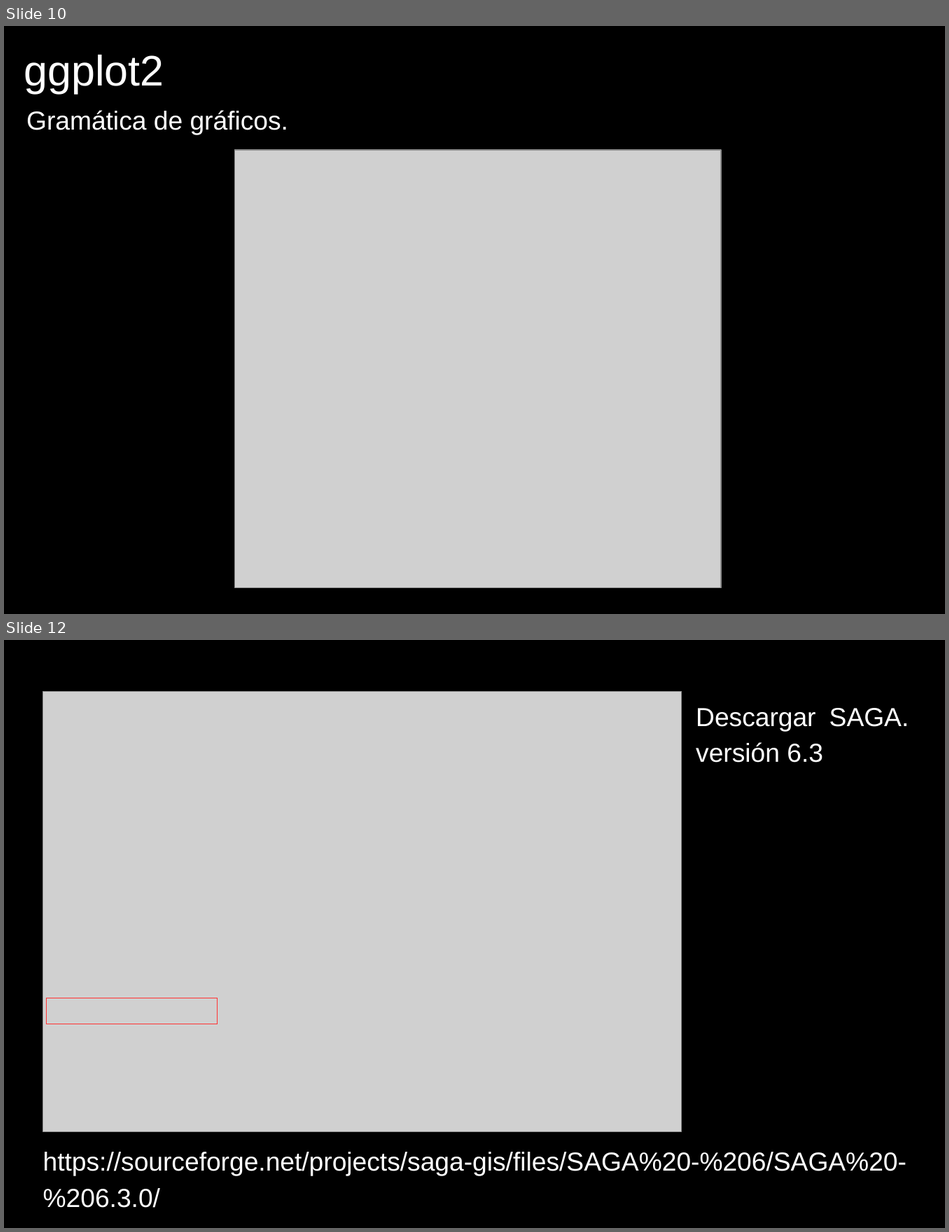
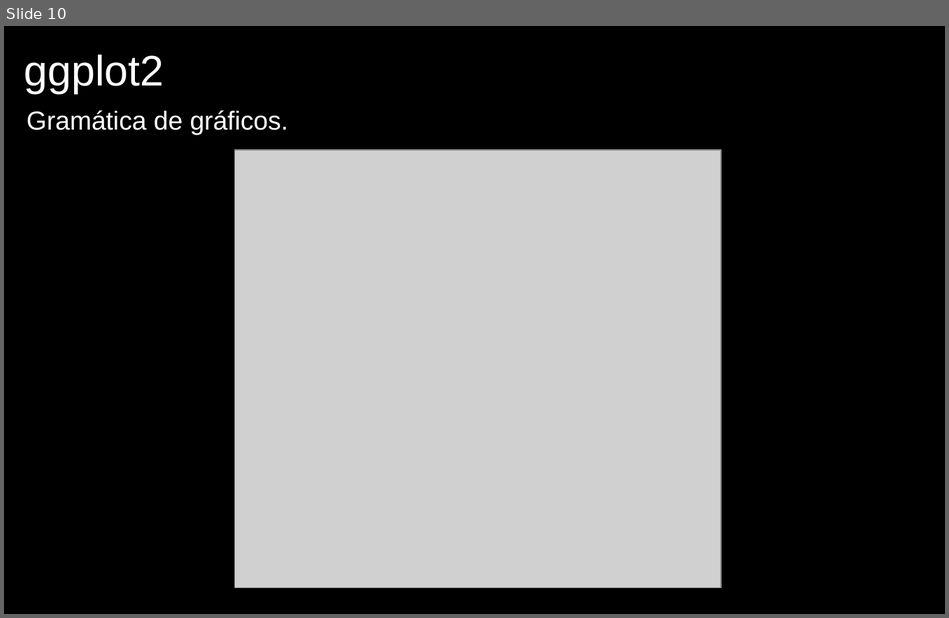
Before and after one commit to lebalcazar/R_IITCA, a slide deck: Presentacion/presentacion_01.odp. Shown one above the other, each under a label of ours: slides 10 and 12 before the commit, slide 10 after it; the slides between them are not shown. The pictures are 949x1232 and 949x618 pixels, drawn with LibreOffice and Linux fonts; fonts in the diff are those of the drawing; grey boxes stand for pictures. Boxes give left, top, right and bottom in pixels: in the first picture for what was removed or moved away, otherwise in the second. Text is boxed around its words. In the diff, an @@ line names an element or a change of style, - is before the commit and + after.

```diff
--- a/Presentacion/presentacion_01.odp
+++ b/Presentacion/presentacion_01.odp
@@ slide 12 removed at (4,640,945,1228), background #000000 @@
@@ picture removed at (43,691,682,1131) @@
@@ text removed at (696,708,909,762) @@
-Descargar SAGA. versión 6.3
@@ rectangle removed at (47,998,218,1024) @@
@@ text removed at (43,1152,906,1208) @@
-https://sourceforge.net/projects/saga-gis/files/SAGA%20-%206/SAGA%20-%206.3.0/
```
Also in this commit, not shown: 2 other slides removed, 1 other file.
